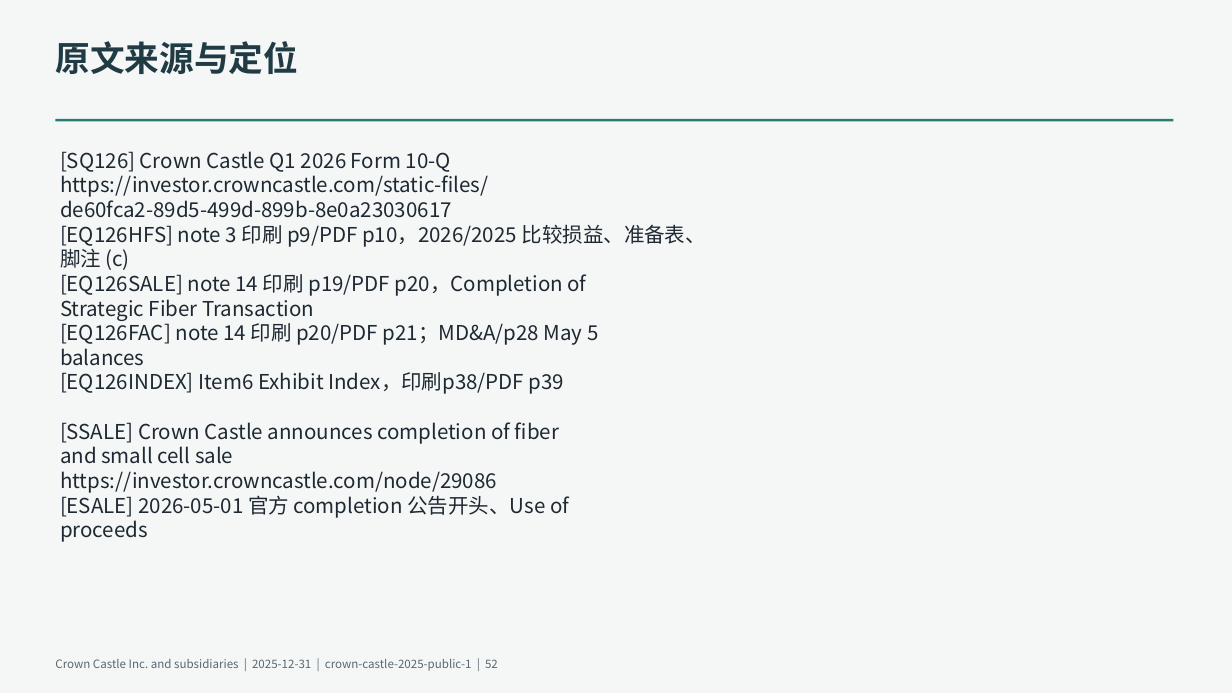
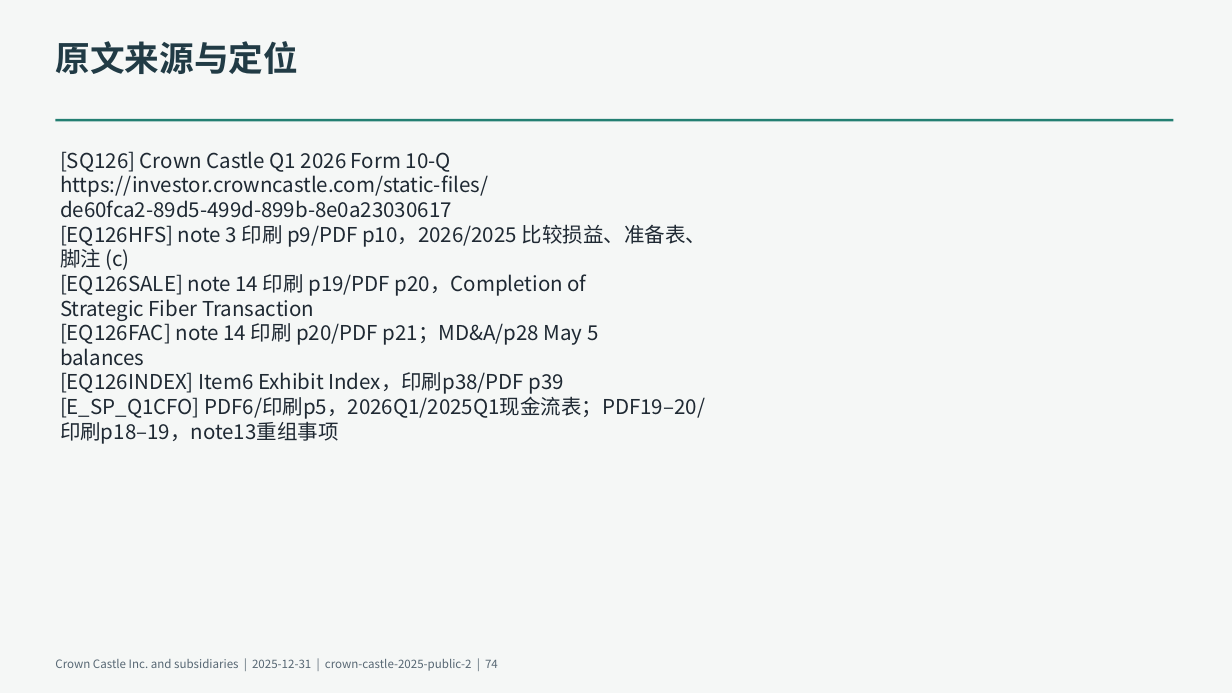
Before and after one commit to qingkongwanli0l/annual-report-analysis, a slide deck: slide 74 of examples/crown-castle-2025/deliverables/presentation.pptx (slide 52 before the commit). Drawn at 1232x693 pixels with LibreOffice and Linux fonts; fonts in the diff are those of the drawing. Boxes give left, top, right and bottom in pixels: in the first picture for what was removed or moved away, otherwise in the second. Text is boxed around its words. In the diff, an @@ line names an element or a change of style, - is before the commit and + after.

Commit message:
Connect Crown Castle credit adjustments to the shared workpaper and deliverables

```diff
--- a/examples/crown-castle-2025/deliverables/presentation.pptx
+++ b/examples/crown-castle-2025/deliverables/presentation.pptx
@@ text at (60, 396, 705, 444): text changed @@
-[SSALE] Crown Castle announces completion of fiber
-and small cell sale
-https://investor.crowncastle.com/node/29086
-[ESALE] 2026-05-01 官方 completion 公告开头、Use of
-proceeds
+[E_SP_Q1CFO] PDF6/印刷p5，2026Q1/2025Q1现金流表；PDF19–20/
+印刷p18–19，note13重组事项
@@ text at (55, 659, 498, 671): text changed @@
-Crown Castle Inc. and subsidiaries | 2025-12-31 | crown-castle-2025-public-1 | 52
+Crown Castle Inc. and subsidiaries | 2025-12-31 | crown-castle-2025-public-2 | 74
```
Also in this commit, not shown: 54 other slides changed, 25 slides added, 6 other files.
